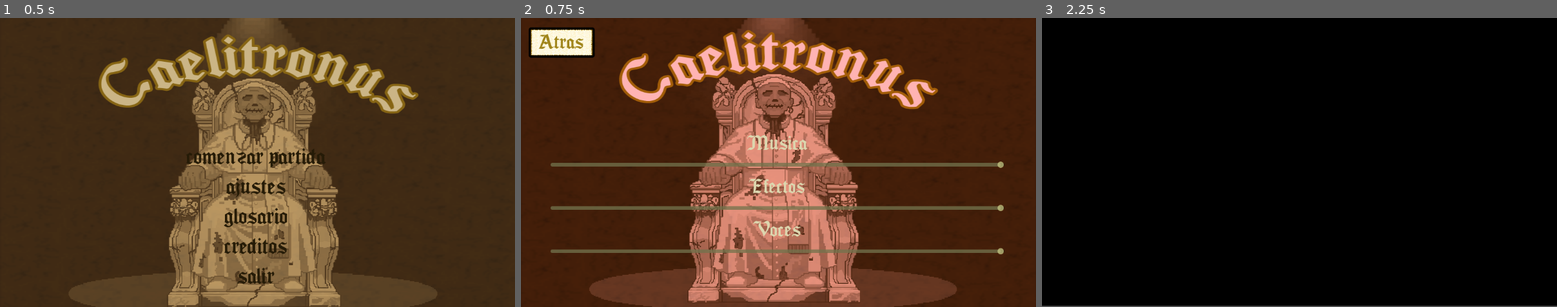
Above: before the commit, frames 1-3 (left to right).
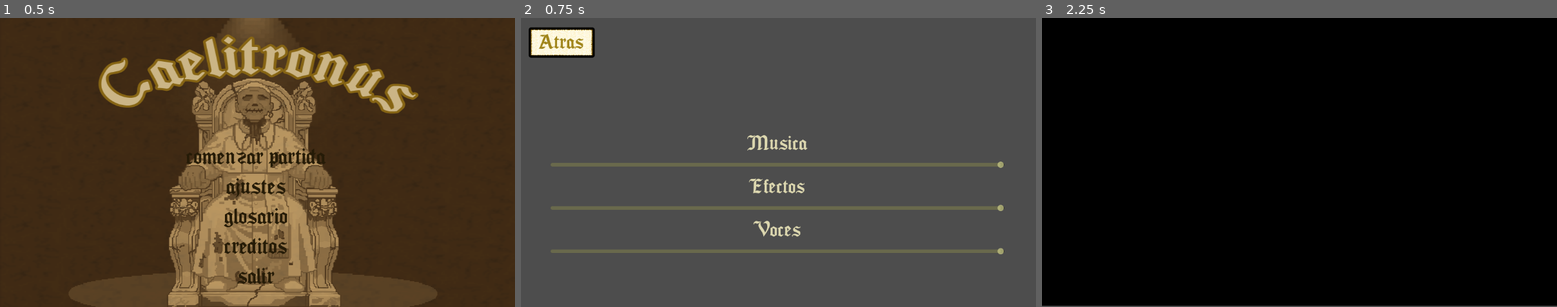
Above: after the commit, the same moments.

Repository: Juarez0Javier/Caelitronus
Game: Godot game, scene res://scenes/menu_principal.tscn
Same seed, same stepped clock (60 frames per second), same inputs: the game is played once before the commit and once after it. Video files are missing from this copy of the repository; at most half a second of black plays in their place.
Inputs:
- Up to frame 1 (0.5 s): no input
- Up to frame 2 (0.75 s): click "ajustes" at 0.5 s
- Up to frame 3 (2.25 s): click "Atras" at 1.25 s; click "comenzar partida" at 2 s

Frame 1 is identical in both runs. In frame 2, 96% of the frame differs, in the area x 0-100%, y 0-100%; in frame 3, nothing differs.

Commit message:
Add files via upload

Diff:
--- a/scenes/ajustes.tscn
+++ b/scenes/ajustes.tscn
@@ -1,10 +1,10 @@
 [gd_scene load_steps=12 format=3 uid="uid://c2oyq3ropmkte"]
 
 [ext_resource type="Script" uid="uid://y4hv76jfdsq" path="res://scripts/ajustes.gd" id="1_7snau"]
-[ext_resource type="Texture2D" uid="uid://dkknsmcypx4pc" path="res://assets/Images/MainM.png" id="1_pfrgh"]
 [ext_resource type="FontFile" uid="uid://cpv7bwckc7nqu" path="res://assets/Fonts/Seagram_tfb.ttf" id="2_dxi4a"]
+[ext_resource type="Texture2D" uid="uid://ckenpb735uyv1" path="res://assets/Images/font.png" id="2_nv4yc"]
 [ext_resource type="Texture2D" uid="uid://c8m4k5tnnhfda" path="res://assets/BckGrnd/paperallborder.png" id="4_jg833"]
-[ext_resource type="Script" uid="uid://b8yohj6agvbay" path="res://scenes/btnvolver.gd" id="4_nv4yc"]
+[ext_resource type="Script" uid="uid://b8yohj6agvbay" path="res://scripts/btnvolver.gd" id="4_nv4yc"]
 [ext_resource type="AudioStream" uid="uid://b3x4xja0k3xl7" path="res://assets/Music/Ruins.wav" id="5_jg833"]
 [ext_resource type="AudioStream" uid="uid://csrdmmnm5rqwt" path="res://assets/Sounds/Fantasy_Game_Attack_Skill_Knife_Throw_B.wav" id="6_o5kyp"]
 [ext_resource type="AudioStream" uid="uid://ch1yygwei47im" path="res://assets/Music/prueba.wav" id="7_nv4yc"]
@@ -51,12 +51,13 @@
 anchor_top = 0.044000003
 anchor_right = 1.001
 anchor_bottom = 1.0020001
-offset_left = -20.736002
-offset_top = -71.512
-offset_right = -0.15209961
-offset_bottom = 27.703918
+offset_left = -36.736
+offset_top = -85.512
+offset_right = 3.8479004
+offset_bottom = 465.70392
 mouse_filter = 2
-texture = ExtResource("1_pfrgh")
+texture = ExtResource("2_nv4yc")
+expand_mode = 4
 
 [node name="opciones" type="VBoxContainer" parent="."]
 layout_mode = 1
--- /dev/null
+++ b/scenes/seleccionar_personaje.tscn
@@ -0,0 +1,251 @@
+[gd_scene load_steps=13 format=3 uid="uid://cqn5eke30ryu"]
+
+[ext_resource type="Texture2D" uid="uid://buu016yjlw7su" path="res://assets/BckGrnd/Nivel.png" id="1_8ajux"]
+[ext_resource type="Script" uid="uid://dv1po6ndd3wa6" path="res://scenes/seleccionar_personaje.gd" id="1_qf4rk"]
+[ext_resource type="Texture2D" uid="uid://c8m4k5tnnhfda" path="res://assets/BckGrnd/paperallborder.png" id="2_leeds"]
+[ext_resource type="Texture2D" uid="uid://cv3vrjc1xpmbg" path="res://assets/ChArt/caelius de pena.png" id="3_7wnk2"]
+[ext_resource type="FontFile" uid="uid://cpv7bwckc7nqu" path="res://assets/Fonts/Seagram_tfb.ttf" id="4_gjige"]
+[ext_resource type="Texture2D" uid="uid://c03f2guura5ub" path="res://assets/ChArt/caelius de ira.png" id="5_ernox"]
+[ext_resource type="Texture2D" uid="uid://pqa2sa1oiqyf" path="res://assets/ChArt/caelius de ego.png" id="6_qf4rk"]
+[ext_resource type="AudioStream" uid="uid://b3x4xja0k3xl7" path="res://assets/Music/Ruins.wav" id="8_rfjjs"]
+[ext_resource type="Script" uid="uid://b8yohj6agvbay" path="res://scripts/btnvolver.gd" id="9_dr5ty"]
+[ext_resource type="AudioStream" uid="uid://b42nd1ocqfu1s" path="res://assets/Sounds/Fantasy_Game_Weapons_Wood Shield_1_Block_Defend_Buckler_Deflect.wav" id="10_pquok"]
+
+[sub_resource type="StyleBoxFlat" id="StyleBoxFlat_x6bg5"]
+bg_color = Color(0.6, 0.6, 0.6, 0)
+border_width_left = 5
+border_width_top = 5
+border_width_right = 5
+border_width_bottom = 5
+border_color = Color(0, 0, 0, 1)
+corner_radius_top_left = 5
+corner_radius_top_right = 5
+corner_radius_bottom_right = 5
+corner_radius_bottom_left = 5
+
+[sub_resource type="StyleBoxFlat" id="StyleBoxFlat_tun08"]
+bg_color = Color(0.6, 0.6, 0.6, 0)
+border_width_left = 5
+border_width_top = 5
+border_width_right = 5
+border_width_bottom = 5
+border_color = Color(0.8923443, 0.80483663, 0.14891264, 1)
+corner_radius_top_left = 5
+corner_radius_top_right = 5
+corner_radius_bottom_right = 5
+corner_radius_bottom_left = 5
+
+[node name="Control" type="Control"]
+layout_mode = 3
+anchors_preset = 15
+anchor_right = 1.0
+anchor_bottom = 1.0
+grow_horizontal = 2
+grow_vertical = 2
+script = ExtResource("1_qf4rk")
+
+[node name="Fondo" type="TextureRect" parent="."]
+layout_mode = 1
+anchors_preset = -1
+anchor_right = 1.001
+anchor_bottom = 0.99700004
+offset_right = -0.15209961
+offset_bottom = -0.056030273
+texture = ExtResource("1_8ajux")
+expand_mode = 1
+
+[node name="Personajes" type="HBoxContainer" parent="."]
+layout_mode = 0
+offset_left = 54.0
+offset_top = 19.0
+offset_right = 1074.0
+offset_bottom = 490.0
+theme_override_constants/separation = 120
+
+[node name="PJ_pena" type="Button" parent="Personajes"]
+custom_minimum_size = Vector2(260, 460)
+layout_mode = 2
+toggle_mode = true
+flat = true
+
+[node name="Fondo" type="TextureRect" parent="Personajes/PJ_pena"]
+layout_mode = 0
+offset_right = 262.0
+offset_bottom = 459.0
+texture = ExtResource("2_leeds")
+expand_mode = 1
+
+[node name="Sprite" type="TextureRect" parent="Personajes/PJ_pena"]
+custom_minimum_size = Vector2(200, 300)
+layout_mode = 0
+offset_left = 3.0
+offset_right = 252.0
+offset_bottom = 413.0
+texture = ExtResource("3_7wnk2")
+stretch_mode = 5
+
+[node name="Nombre" type="Label" parent="Personajes/PJ_pena"]
+layout_mode = 0
+offset_left = 21.0
+offset_top = 398.0
+offset_right = 240.0
+offset_bottom = 444.0
+theme_override_colors/font_color = Color(0.5647059, 0.39607844, 0.007843138, 1)
+theme_override_fonts/font = ExtResource("4_gjige")
+theme_override_font_sizes/font_size = 36
+text = "caelius de pena"
+horizontal_alignment = 1
+vertical_alignment = 2
+
+[node name="PJ_ira" type="Button" parent="Personajes"]
+custom_minimum_size = Vector2(260, 460)
+layout_mode = 2
+flat = true
+
+[node name="Fondo" type="TextureRect" parent="Personajes/PJ_ira"]
+layout_mode = 0
+offset_right = 262.0
+offset_bottom = 459.0
+texture = ExtResource("2_leeds")
+expand_mode = 1
+
+[node name="Sprite" type="TextureRect" parent="Personajes/PJ_ira"]
+custom_minimum_size = Vector2(200, 300)
+layout_mode = 0
+offset_left = 6.0
+offset_top = 9.0
+offset_right = 255.0
+offset_bottom = 422.0
+texture = ExtResource("5_ernox")
+stretch_mode = 5
+
+[node name="Nombre" type="Label" parent="Personajes/PJ_ira"]
+layout_mode = 0
+offset_left = 21.0
+offset_top = 398.0
+offset_right = 240.0
+offset_bottom = 444.0
+theme_override_colors/font_color = Color(0.5647059, 0.39607844, 0.007843138, 1)
+theme_override_fonts/font = ExtResource("4_gjige")
+theme_override_font_sizes/font_size = 36
+text = "caelius de ira"
+horizontal_alignment = 1
+vertical_alignment = 2
+
+[node name="PJ_ego" type="Button" parent="Personajes"]
+custom_minimum_size = Vector2(260, 460)
+layout_mode = 2
+flat = true
+
+[node name="Fondo" type="TextureRect" parent="Personajes/PJ_ego"]
+layout_mode = 0
+offset_right = 262.0
+offset_bottom = 459.0
+texture = ExtResource("2_leeds")
+expand_mode = 1
+
+[node name="Sprite" type="TextureRect" parent="Personajes/PJ_ego"]
+custom_minimum_size = Vector2(200, 300)
+layout_mode = 0
+offset_left = 6.0
+offset_top = 9.0
+offset_right = 255.0
+offset_bottom = 422.0
+texture = ExtResource("6_qf4rk")
+stretch_mode = 5
+
+[node name="Nombre" type="Label" parent="Personajes/PJ_ego"]
+layout_mode = 0
+offset_left = 21.0
+offset_top = 398.0
+offset_right = 240.0
+offset_bottom = 444.0
+theme_override_colors/font_color = Color(0.5647059, 0.39607844, 0.007843138, 1)
+theme_override_fonts/font = ExtResource("4_gjige")
+theme_override_font_sizes/font_size = 36
+text = "caelius de ego"
+horizontal_alignment = 1
+vertical_alignment = 2
+
+[node name="PanelInfo" type="Panel" parent="."]
+visible = false
+layout_mode = 0
+offset_left = 82.0
+offset_top = 497.0
+offset_right = 878.0
+offset_bottom = 625.0
+
+[node name="Titulo" type="Label" parent="PanelInfo"]
+layout_mode = 0
+offset_left = 273.0
+offset_top = 2.0
+offset_right = 518.0
+offset_bottom = 48.0
+theme_override_colors/font_color = Color(0.99607843, 0.972549, 0.8745098, 1)
+theme_override_fonts/font = ExtResource("4_gjige")
+theme_override_font_sizes/font_size = 36
+horizontal_alignment = 1
+
+[node name="Stats" type="Label" parent="PanelInfo"]
+layout_mode = 0
+offset_left = 37.0
+offset_top = 46.0
+offset_right = 761.0
+offset_bottom = 101.0
+theme_override_colors/font_color = Color(0.99607843, 0.96862745, 0.84705883, 1)
+theme_override_fonts/font = ExtResource("4_gjige")
+theme_override_font_sizes/font_size = 26
+autowrap_mode = 2
+
+[node name="musica" type="AudioStreamPlayer" parent="."]
+stream = ExtResource("8_rfjjs")
+volume_db = -3.0
+autoplay = true
+bus = &"Music"
+
+[node name="BtnSeleccionar" type="Button" parent="."]
+layout_mode = 1
+anchors_preset = -1
+anchor_left = 0.010000001
+anchor_top = 0.023000002
+anchor_right = 0.133
+anchor_bottom = 0.12200001
+offset_left = 950.48
+offset_top = 520.096
+offset_right = 991.784
+offset_bottom = 523.944
+focus_mode = 0
+theme_override_styles/normal = SubResource("StyleBoxFlat_x6bg5")
+theme_override_styles/hover = SubResource("StyleBoxFlat_tun08")
+script = ExtResource("9_dr5ty")
+
+[node name="Fondo" type="TextureRect" parent="BtnSeleccionar"]
+layout_mode = 0
+offset_left = 4.0
+offset_top = 4.0
+offset_right = 178.0
+offset_bottom = 64.0
+texture = ExtResource("2_leeds")
+expand_mode = 1
+
+[node name="texto" type="Label" parent="BtnSeleccionar"]
+layout_mode = 0
+offset_left = 11.0
+offset_top = 6.0
+offset_right = 163.0
+offset_bottom = 57.0
+theme_override_colors/font_color = Color(0.627451, 0.52156866, 0.105882354, 1)
+theme_override_fonts/font = ExtResource("4_gjige")
+theme_override_font_sizes/font_size = 40
+text = "continuar"
+horizontal_alignment = 1
+
+[node name="HoverSound" type="AudioStreamPlayer" parent="BtnSeleccionar"]
+stream = ExtResource("10_pquok")
+volume_db = -1.0
+bus = &"SFX"
+
+[connection signal="pressed" from="Personajes/PJ_pena" to="." method="_on_pj_pena_pressed"]
+[connection signal="pressed" from="Personajes/PJ_ira" to="." method="_on_pj_ira_pressed"]
+[connection signal="pressed" from="Personajes/PJ_ego" to="." method="_on_pj_ego_pressed"]
+[connection signal="pressed" from="BtnSeleccionar" to="." method="_on_btn_seleccionar_pressed"]
